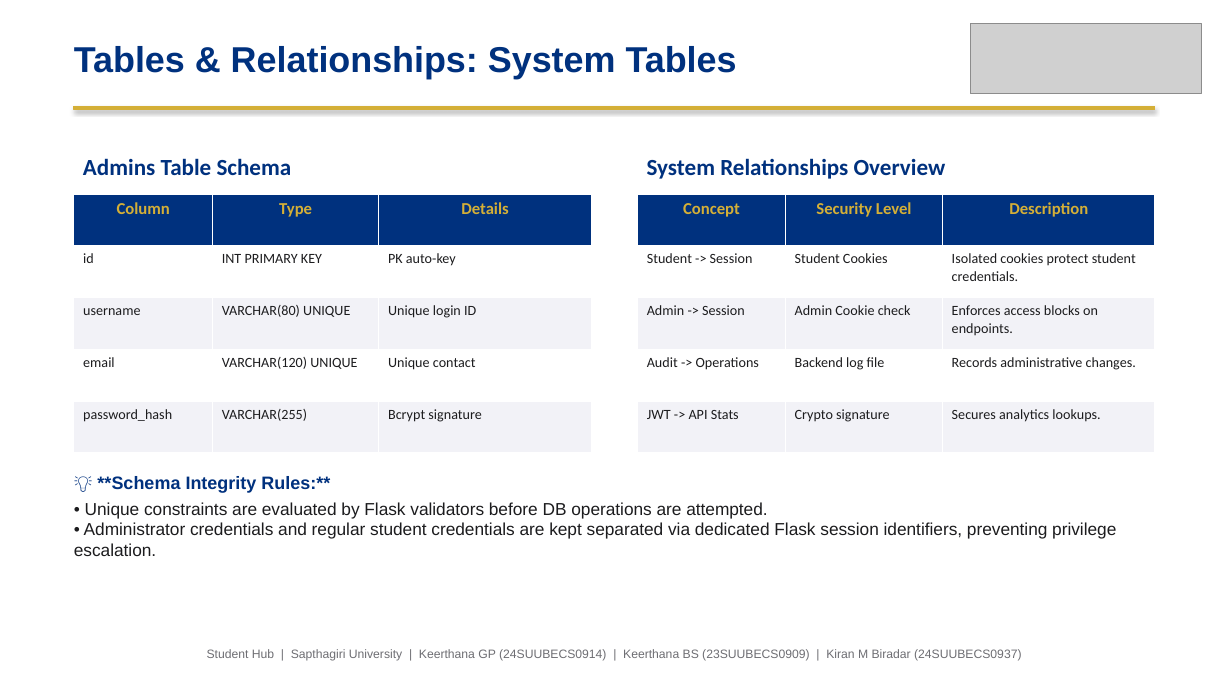
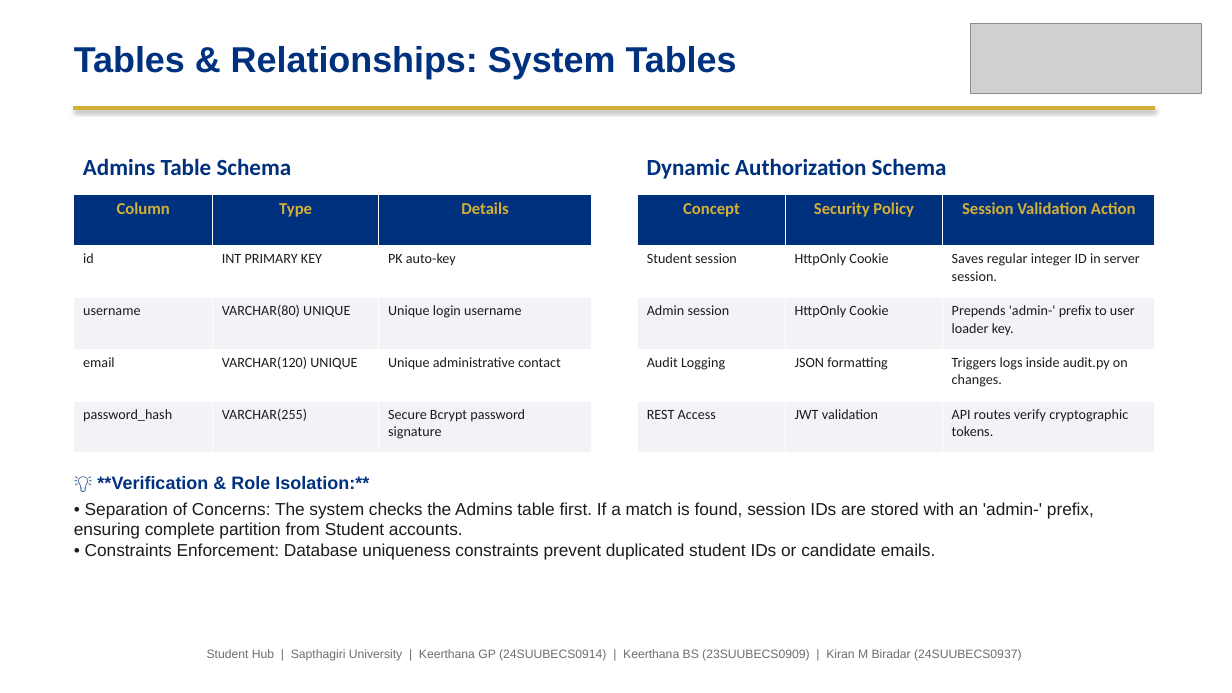
Before and after one commit to kirancodes-dev/Student-Registration, a slide deck: slide 7 of Student_Registration_Presentation.pptx. Drawn at 1232x693 pixels with LibreOffice and Linux fonts; fonts in the diff are those of the drawing; grey boxes stand for pictures. Boxes give left, top, right and bottom in pixels: in the first picture for what was removed or moved away, otherwise in the second. Text is boxed around its words. In the diff, an @@ line names an element or a change of style, - is before the commit and + after.

Commit message:
feat: compile and update 19-slide standard presentation for Student Hub

```diff
--- a/Student_Registration_Presentation.pptx
+++ b/Student_Registration_Presentation.pptx
@@ text at bbox=[647, 158, 947, 179]: text changed @@
-System Relationships Overview
+Dynamic Authorization Schema
@@ table at bbox=[74, 194, 592, 453] @@
-row 3, column 3: Unique login ID
+row 3, column 3: Unique login username
-row 4, column 3: Unique contact
+row 4, column 3: Unique administrative contact
-row 5, column 3: Bcrypt signature
+row 5, column 3: Secure Bcrypt password signature
@@ table at bbox=[638, 194, 1155, 453] @@
-row 1, column 2: Security Level
+row 1, column 2: Security Policy
-row 1, column 3: Description
+row 1, column 3: Session Validation Action
-row 2: Student -> Session | Student Cookies | Isolated cookies protect student credentials.
+row 2: Student session | HttpOnly Cookie | Saves regular integer ID in server session.
-row 3: Admin -> Session | Admin Cookie check | Enforces access blocks on endpoints.
+row 3: Admin session | HttpOnly Cookie | Prepends 'admin-' prefix to user loader key.
-row 4: Audit -> Operations | Backend log file | Records administrative changes.
+row 4: Audit Logging | JSON formatting | Triggers logs inside audit.py on changes.
-row 5: JWT -> API Stats | Crypto signature | Secures analytics lookups.
+row 5: REST Access | JWT validation | API routes verify cryptographic tokens.
@@ text at bbox=[74, 476, 1094, 560]: text changed @@
-💡 **Schema Integrity Rules:**
-• Unique constraints are evaluated by Flask validators before DB operations are attempted.
-• Administrator credentials and regular student credentials are kept separated via dedicated Flask session identifiers, preventing privilege escalation.
+💡 **Verification & Role Isolation:**
+• Separation of Concerns: The system checks the Admins table first. If a match is found, session IDs are stored with an 'admin-' prefix, ensuring complete partition from Student accounts.
+• Constraints Enforcement: Database uniqueness constraints prevent duplicated student IDs or candidate emails.
```
Also in this commit, not shown: 17 other slides changed, 1 other file.
